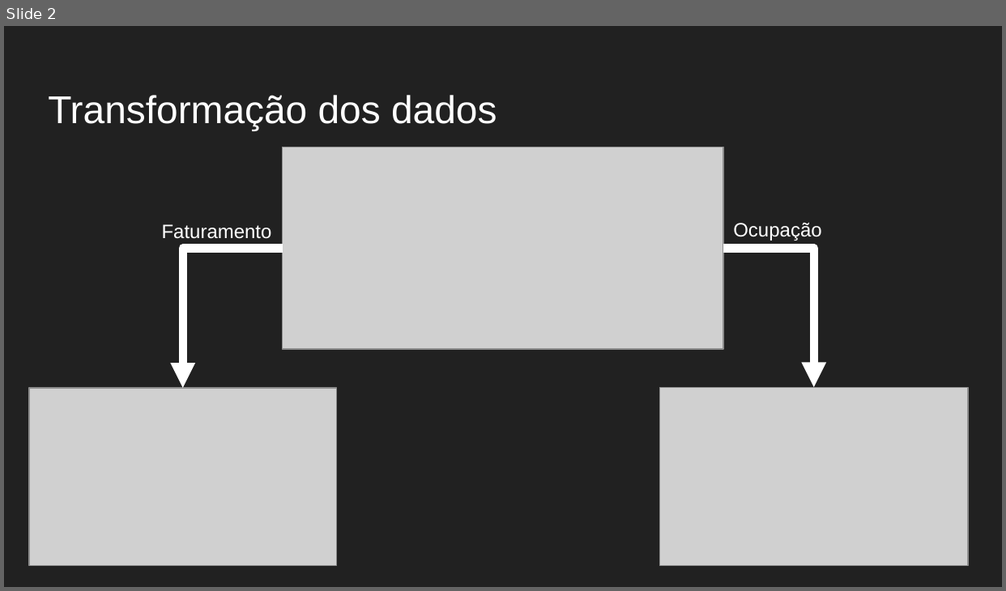
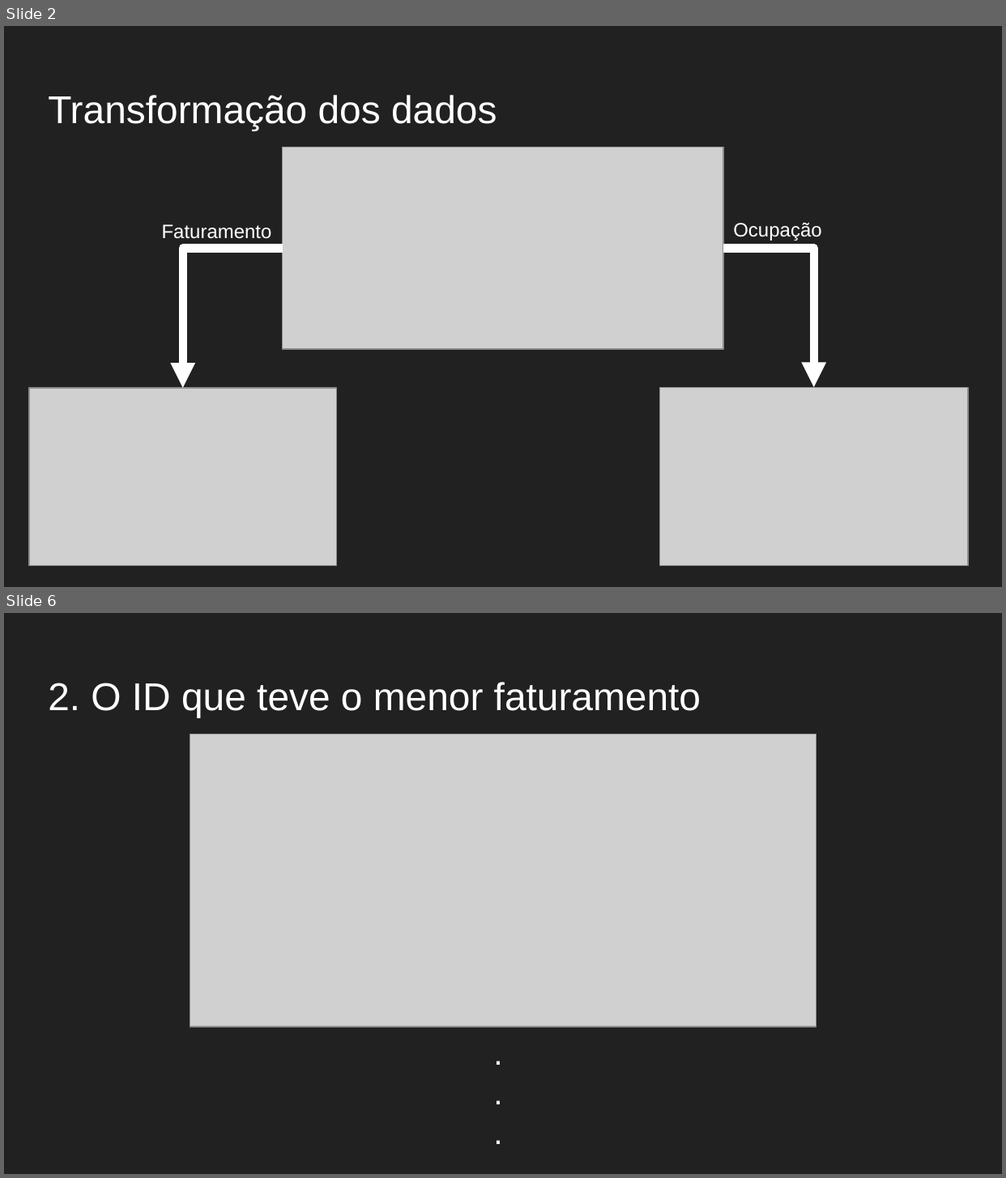
Before and after one commit to arturjacques/DataScience, a slide deck: Apresentação.pptx. Shown one above the other, each under a label of ours: slide 2 before the commit, slides 2 and 6 after it; the slides between them are not shown. The pictures are 1006x591 and 1006x1178 pixels, drawn with LibreOffice and Linux fonts; fonts in the diff are those of the drawing; grey boxes stand for pictures. Boxes give left, top, right and bottom in pixels: in the first picture for what was removed or moved away, otherwise in the second. Text is boxed around its words. In the diff, an @@ line names an element or a change of style, - is before the commit and + after.

```diff
--- a/Apresentação.pptx
+++ b/Apresentação.pptx
@@ slide 6 added at [4,613,1002,1174], background #212121 @@
@@ title added at [48,682,701,717], 28 pt, text #FFFFFF @@
+2. O ID que teve o menor faturamento
@@ picture added at [189,735,816,1027] @@
@@ text added at [484,1027,523,1158], 24 pt, text #FFFFFF @@
+.
+.
+.
```
Also in this commit, not shown: 11 other slides added, 1 slide removed, 5 other files.
